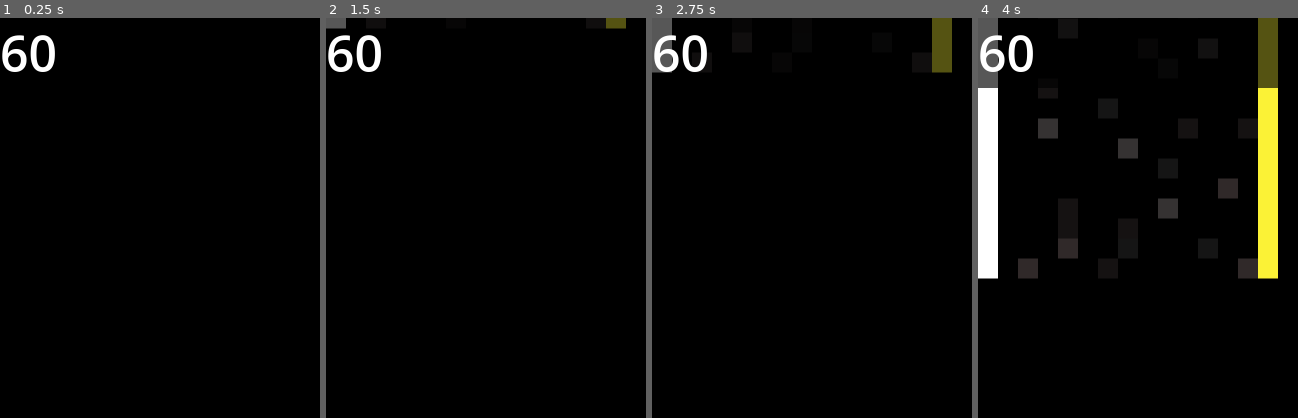
Above: before the commit, frames 1-4 (left to right).
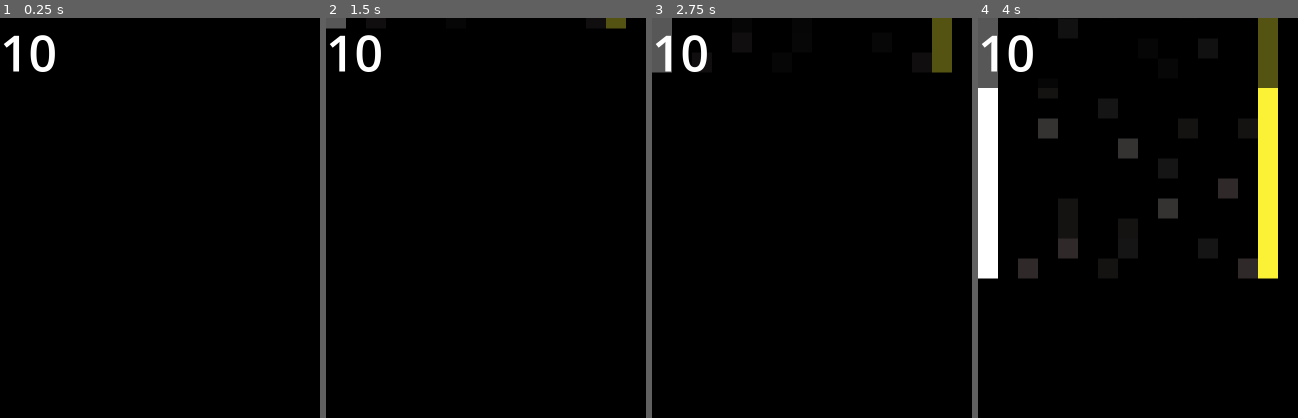
Above: after the commit, the same moments.

Repository: MathiasBenoni/urban-engine
Game: Godot game, scene res://scenes/main.tscn
Same seed, same stepped clock (60 frames per second), same inputs: the game is played once before the commit and once after it. The engine's default icon, where the game draws it, is replaced by a stand-in: a white triangle on a blue panel in a dark square.
Inputs:
- Up to frame 1 (0.25 s): no input
- Up to frame 2 (1.5 s): tap Enter at 0.5 s; hold D (right) 0.53-1.28 s; hold Space (brake) from 1.28 s (still down)
- Up to frame 3 (2.75 s): release Space (brake) at 2.03 s; hold D (right) from 2.03 s (still down)
- Up to frame 4 (4 s): release D (right) at 3.53 s; hold A (left) from 3.53 s (still down)
The pictures show only the part of the screen within x 0-50%, y 0-50%; the shares and areas given below are measured in that part.

The runs differ from the first frame. In frame 1, 0.4% of the frame differs, in the area x 0-9%, y 4-14%; in frame 2, 0.4%; in frame 3, 0.4%; in frame 4, 0.4%.

Commit message:
Added traffclights and only on intersections, added new intersection

Diff:
--- a/scenes/road.tscn
+++ b/scenes/road.tscn
@@ -1,7 +1,8 @@
-[gd_scene load_steps=3 format=3 uid="uid://hlpvc5xnixpw"]
+[gd_scene load_steps=4 format=3 uid="uid://hlpvc5xnixpw"]
 
 [ext_resource type="Script" uid="uid://ddbjq0lhpyc40" path="res://scripts/road.gd" id="1_my2y2"]
 [ext_resource type="SpriteFrames" uid="uid://d25p64au0nvpl" path="res://scenes/road.tres" id="2_fy6l0"]
+[ext_resource type="PackedScene" uid="uid://bdv38fhdhvf50" path="res://scenes/trafficlight.tscn" id="3_fy6l0"]
 
 [node name="road" type="Node2D"]
 scale = Vector2(40, 40)
@@ -9,3 +10,16 @@
 
 [node name="sprite" type="AnimatedSprite2D" parent="."]
 sprite_frames = ExtResource("2_fy6l0")
+animation = &"intersection"
+
+[node name="trafficlights" type="Node2D" parent="."]
+visible = false
+z_index = 10
+
+[node name="trafficlight" parent="trafficlights" instance=ExtResource("3_fy6l0")]
+position = Vector2(13.199997, 6.300001)
+scale = Vector2(0.2, 0.2)
+
+[node name="trafficlight2" parent="trafficlights" instance=ExtResource("3_fy6l0")]
+position = Vector2(-13.099998, -6.300001)
+scale = Vector2(0.2, 0.2)
--- /dev/null
+++ b/scenes/trafficlight.tscn
@@ -0,0 +1,29 @@
+[gd_scene load_steps=4 format=3 uid="uid://bdv38fhdhvf50"]
+
+[ext_resource type="Texture2D" uid="uid://b201gsn58mv6h" path="res://assets/trafficlight_green_temp.png" id="1_cyr2i"]
+[ext_resource type="Texture2D" uid="uid://cep0h6kkbykcb" path="res://assets/trafficlight_red_temp.png" id="2_xkknu"]
+
+[sub_resource type="SpriteFrames" id="SpriteFrames_yexni"]
+animations = [{
+"frames": [{
+"duration": 1.0,
+"texture": ExtResource("1_cyr2i")
+}],
+"loop": true,
+"name": &"green",
+"speed": 5.0
+}, {
+"frames": [{
+"duration": 1.0,
+"texture": ExtResource("2_xkknu")
+}],
+"loop": true,
+"name": &"red",
+"speed": 5.0
+}]
+
+[node name="trafficlight" type="Node2D"]
+
+[node name="AnimatedSprite2D" type="AnimatedSprite2D" parent="."]
+sprite_frames = SubResource("SpriteFrames_yexni")
+animation = &"red"
--- a/scripts/main.gd
+++ b/scripts/main.gd
@@ -12,11 +12,10 @@
 @onready var meters = $viewport/HBoxContainer/meters
 @onready var total = $viewport/HBoxContainer2/total
 
-
 func generate_pattern(length) -> Array:
 	var temp_pattern = []
 	var min_zeros_between_ones = 50  # Variable for spacing requirement
-	var zeros_since_last_one = 0
+	var zeros_since_last_one = min_zeros_between_ones  # Start ready to place a 1
 
 	for i in range(length):
 		if zeros_since_last_one >= min_zeros_between_ones:
--- a/scripts/road.gd
+++ b/scripts/road.gd
@@ -9,6 +9,11 @@
 func _process(delta: float) -> void:
 	position.y += Globals.main_speed * delta
 
+	if $sprite.animation == "intersection":
+		$trafficlights.visible = true
+
+	else:
+		$trafficlights.visible = false
 
 	if Input.is_action_pressed("brake"):
 		brake = true
Binary file changed: assets/intersect.png
Binary file added: assets/trafficlight_green_temp.png
Not shown, added: assets/trafficlight_green_temp.png.import
Binary file added: assets/trafficlight_red_temp.aseprite
Binary file added: assets/trafficlight_red_temp.png
Not shown, added: assets/trafficlight_red_temp.png.import
